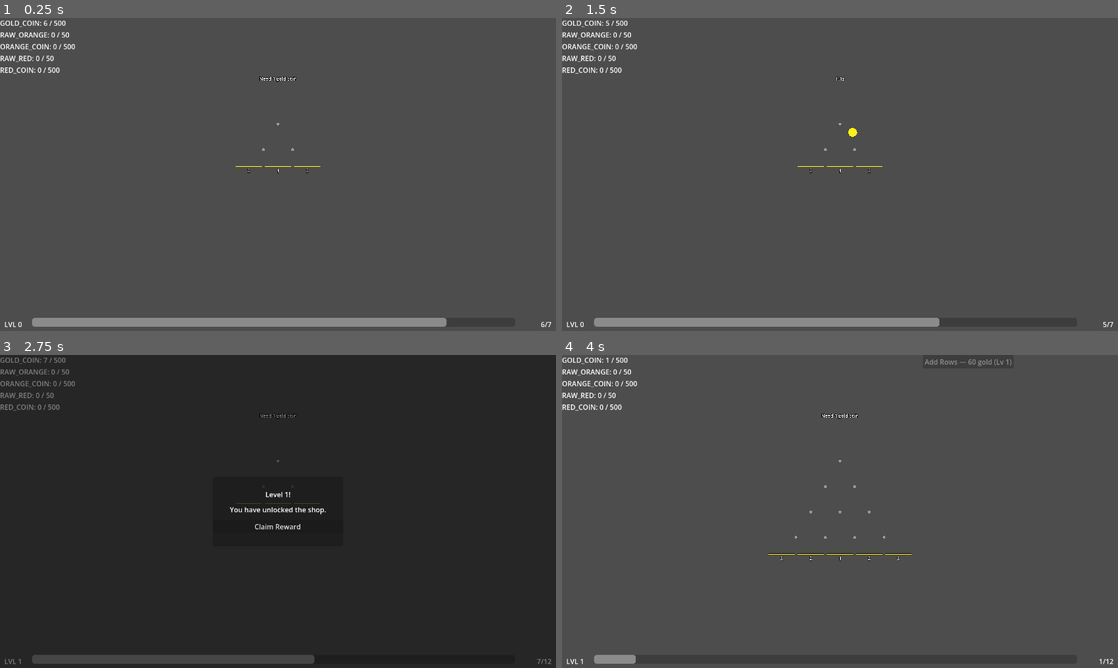
Above: before the commit, frames 1-4 (two rows, left to right).
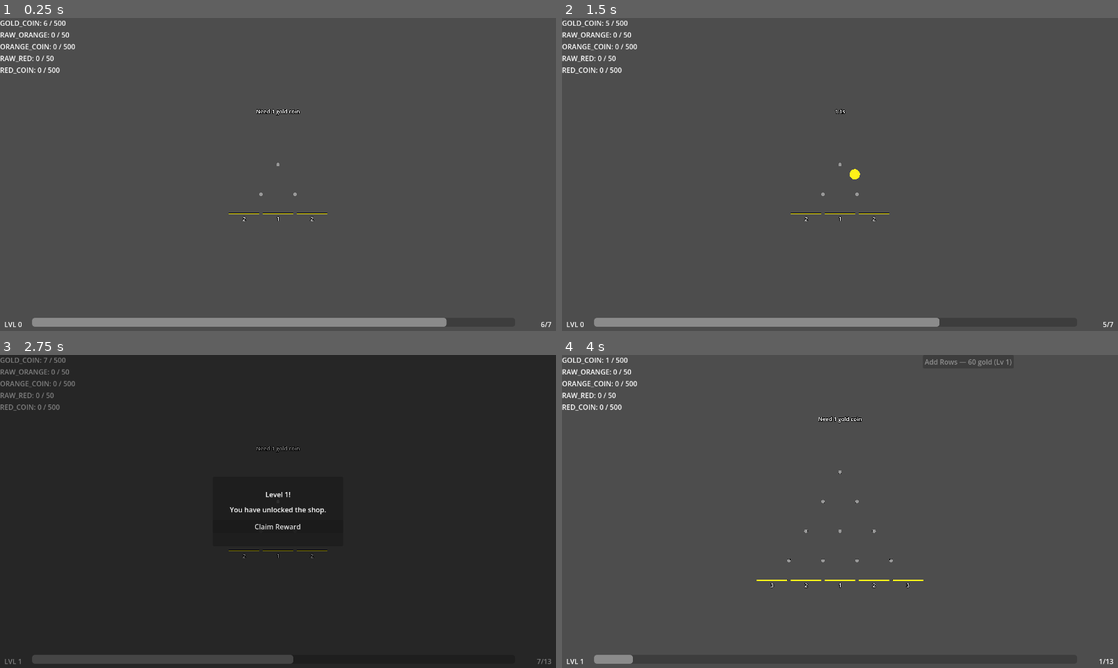
Above: after the commit, the same moments.

Repository: kjbrown-sandbox/pleenko
Game: Godot game, scene res://entities/main/main.tscn
Two runs of this game, one before a commit and one after it. Both use one fixed random seed, a clock stepped at 60 frames per second and the inputs below.
Inputs (mouse positions are in pixels of both pictures, inside the frame that each line leads up to):
- Up to frame 1 (0.25 s): no input
- Up to frame 2 (1.5 s): tap Enter at 0.5 s; move the mouse to (962, 158) at 0.52 s; hold Right (board_right) 0.53-1.28 s; hold Space (drop_coin) 0.53-1.28 s; click (962, 158) at 0.67 s; move the mouse to (728, 190) at 1.27 s; hold Left (board_left) from 1.28 s (still down); tap 1 (drop_unrefined) at 1.35 s
- Up to frame 3 (2.75 s): move the mouse to (333, 442) at 2.02 s; release Left (board_left) at 2.03 s; hold Right (board_right) from 2.03 s (still down); tap P at 2.1 s
- Up to frame 4 (4 s): release Right (board_right) at 2.75 s; click "Claim Reward" at 2.75 s; click "Add Rows — 6 gold (Lv 0)" at 3.5 s

The runs differ from the first frame. In frame 1, 0.3% of the frame differs, in the area x 41-59%, y 18-65%; in frame 2, 0.3%; in frame 3, 0.4%; in frame 4, 0.6%, in the area x 12-100%, y 18-99%.

Commit message:
Camera follows board better

Diff:
--- a/autoloads/level_manager/level_manager.gd
+++ b/autoloads/level_manager/level_manager.gd
@@ -28,11 +28,11 @@
 			_unlock_upgrade(Enums.UpgradeType.ADD_ROW, Enums.BoardType.GOLD),
 		]),
 		# Level 2
-		_level(12, "You have unlocked Bucket Value.", [
+		_level(13, "You have unlocked Bucket Value.", [
 			_unlock_upgrade(Enums.UpgradeType.BUCKET_VALUE, Enums.BoardType.GOLD),
 		]),
 		# Level 3
-		_level(30, "An ORANGE coin will be dropped!", [
+		_level(35, "An ORANGE coin will be dropped!", [
 			_drop_coins(1, Enums.CurrencyType.ORANGE_COIN, 3, Enums.BoardType.GOLD),
 		]),
 		# Level 4
--- a/entities/board_manager/board_manager.gd
+++ b/entities/board_manager/board_manager.gd
@@ -14,16 +14,16 @@
 var _active_index: int = 0
 var _camera: Camera3D
 
-## The initial camera offset from board position (captured at startup)
-var _camera_offset: Vector3
+## Minimum Z distance so the camera doesn't get too close on small boards
+const MIN_CAMERA_Z := 6.0
 
 
 func setup(camera: Camera3D) -> void:
 	_camera = camera
-	# Capture the camera's starting offset relative to origin (the first board)
-	_camera_offset = camera.position
 	# Start with just the gold board
 	_spawn_board(Enums.BoardType.GOLD)
+	# Frame the camera on the initial board immediately (no tween)
+	_snap_camera_to_active_board()
 	CurrencyManager.currency_changed.connect(_on_currency_changed)
 
 
@@ -75,6 +75,7 @@
 	if board_index != _active_index:
 		board.upgrade_section.visible = false
 
+	board.board_rebuilt.connect(_on_board_rebuilt.bind(board))
 	_boards.append(board)
 
 
@@ -86,13 +87,28 @@
 			unlock_board(Enums.BoardType.RED)
 
 
+func _on_board_rebuilt(board: PlinkoBoard) -> void:
+	# Only adjust the camera if the rebuilt board is the one we're looking at
+	if board == _boards[_active_index]:
+		_tween_camera_to_active_board()
+
+
+func _get_camera_target(board: PlinkoBoard) -> Vector3:
+	var bounds := board.get_bounds()
+	var center_x := board.position.x + bounds.position.x + bounds.size.x / 2.0
+	var center_y := bounds.position.y + bounds.size.y / 2.0
+	var z_for_height := bounds.size.y * 0.9
+	var z_for_width := bounds.size.x * 0.7
+	var z_distance := maxf(MIN_CAMERA_Z, maxf(z_for_height, z_for_width))
+	return Vector3(center_x, center_y, z_distance)
+
+
+func _snap_camera_to_active_board() -> void:
+	_camera.position = _get_camera_target(_boards[_active_index])
+
+
 func _tween_camera_to_active_board() -> void:
-	var board_pos := _boards[_active_index].position
-	var target := Vector3(
-		board_pos.x + _camera_offset.x,
-		_camera_offset.y,
-		_camera_offset.z,
-	)
+	var target := _get_camera_target(_boards[_active_index])
 	var tween := create_tween()
 	tween.tween_property(_camera, "position", target, camera_tween_duration) \
 		.set_ease(Tween.EASE_IN_OUT) \
--- a/entities/plinko_board/plinko_board.gd
+++ b/entities/plinko_board/plinko_board.gd
@@ -23,6 +23,8 @@
 var is_waiting: bool = false
 var bucket_value_multiplier: int = 1
 var should_show_advanced_buckets: bool = false
+signal board_rebuilt
+
 var _drop_timer_remaining: float = 0.0
 
 func setup(type: Enums.BoardType) -> void:
@@ -225,6 +227,18 @@
 		bucket.setup(bucket_currency, Vector3(i * space_between_pegs, 0, 0), value)
 		buckets_container.add_child(bucket)
 
+	board_rebuilt.emit()
+
+
+## Returns the bounding rect of this board in local space.
+## Used by BoardManager to frame the camera.
+func get_bounds() -> Rect2:
+	var top := vertical_spacing + 0.5
+	var bottom := -vertical_spacing * num_rows + (vertical_spacing / 3) - 0.5
+	var half_width := (num_rows / 2.0) * space_between_pegs + 0.5
+	return Rect2(-half_width, bottom, half_width * 2.0, top - bottom)
+
+
 func add_two_rows() -> void:
 	num_rows += 2
 	build_board()
